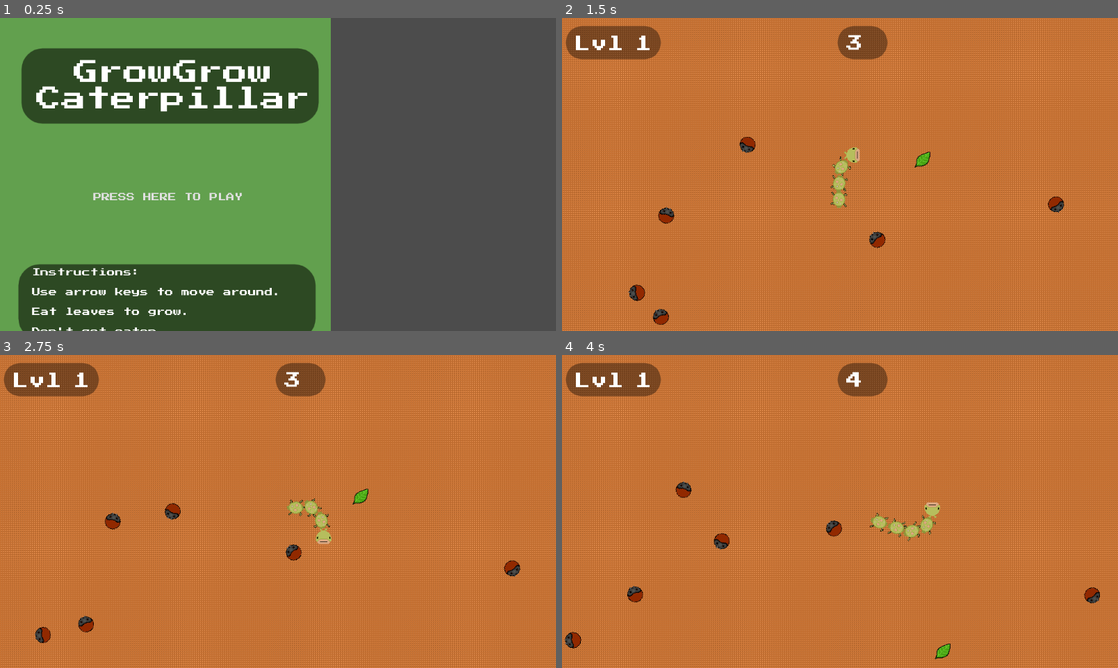
Above: before the commit, frames 1-4 (two rows, left to right).
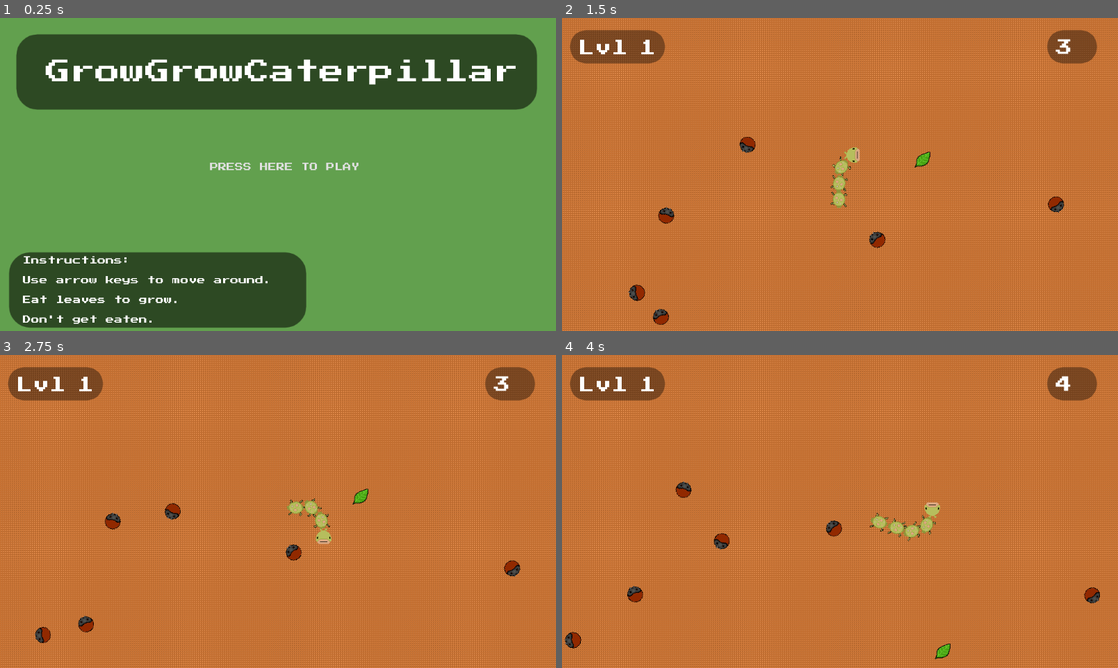
Above: after the commit, the same moments.

Repository: thatnick/grow-grow
Game: Godot game, scene res://scenes/Start.tscn
The game is run twice, just before and just after one commit, with the same random seed, the same clock (stepped at 60 frames per second) and the same inputs.
Inputs:
- Up to frame 1 (0.25 s): no input
- Up to frame 2 (1.5 s): click "PRESS HERE TO PLAY" at 0.5 s; hold Right (ui_right) from 1.28 s (still down)
- Up to frame 3 (2.75 s): release Right (ui_right) at 2.03 s; hold Down (ui_down) from 2.03 s (still down)
- Up to frame 4 (4 s): release Down (ui_down) at 2.78 s; hold Right (ui_right) 2.78-3.53 s; hold Up (ui_up) from 3.53 s (still down)

The runs differ from the first frame. In frame 1, 55% of the frame differs, in the area x 1-100%, y 0-100%; in frame 2, 2.6%; in frame 3, 2.6%; in frame 4, 2.6%.

Commit message:
Resize start, win and gamover screens to new resolution

Diff:
--- a/scenes/HUD.tscn
+++ b/scenes/HUD.tscn
@@ -26,20 +26,20 @@
 script = ExtResource( 2 )
 
 [node name="Score" type="Panel" parent="."]
-margin_left = 532.0
-margin_top = 16.0
-margin_right = 627.0
-margin_bottom = 79.0
+margin_left = 936.456
+margin_top = 24.009
+margin_right = 1031.46
+margin_bottom = 87.009
 custom_styles/panel = SubResource( 1 )
 __meta__ = {
 "_edit_use_anchors_": false
 }
 
 [node name="Tails" type="Label" parent="."]
-margin_left = 547.677
-margin_top = 32.5084
-margin_right = 643.677
-margin_bottom = 80.5084
+margin_left = 952.133
+margin_top = 40.5174
+margin_right = 1048.13
+margin_bottom = 88.5174
 custom_fonts/font = SubResource( 2 )
 text = "##"
 __meta__ = {
@@ -47,20 +47,20 @@
 }
 
 [node name="Lvl" type="Panel" parent="."]
-margin_left = 8.0
-margin_top = 16.0
-margin_right = 190.0
-margin_bottom = 79.0
+margin_left = 16.009
+margin_top = 24.009
+margin_right = 198.009
+margin_bottom = 87.009
 custom_styles/panel = SubResource( 1 )
 __meta__ = {
 "_edit_use_anchors_": false
 }
 
 [node name="LvlTxt" type="Label" parent="."]
-margin_left = 23.2508
-margin_top = 34.2339
-margin_right = 119.251
-margin_bottom = 82.2339
+margin_left = 31.2598
+margin_top = 42.2429
+margin_right = 127.26
+margin_bottom = 90.2429
 custom_fonts/font = SubResource( 3 )
 text = "Lvl"
 __meta__ = {
@@ -68,10 +68,10 @@
 }
 
 [node name="LvlNum" type="Label" parent="."]
-margin_left = 140.868
-margin_top = 34.2339
-margin_right = 189.868
-margin_bottom = 82.2339
+margin_left = 148.877
+margin_top = 42.2429
+margin_right = 197.877
+margin_bottom = 90.2429
 custom_fonts/font = SubResource( 4 )
 text = "#"
 __meta__ = {
--- a/scenes/Start.tscn
+++ b/scenes/Start.tscn
@@ -26,40 +26,40 @@
 }
 
 [node name="ColorRect" type="ColorRect" parent="."]
-margin_left = -1.25995
-margin_right = 637.74
-margin_bottom = 637.0
+margin_left = -1.0
+margin_top = -1.0
+margin_right = 1081.0
+margin_bottom = 618.0
 color = Color( 0.388235, 0.631373, 0.309804, 1 )
 __meta__ = {
 "_edit_use_anchors_": false
 }
 
 [node name="Title" type="Panel" parent="."]
-margin_left = 42.3245
-margin_top = 59.054
-margin_right = 614.324
-margin_bottom = 203.054
+margin_left = 32.0793
+margin_top = 31.7401
+margin_right = 1035.08
+margin_bottom = 175.74
 custom_styles/panel = SubResource( 1 )
 __meta__ = {
 "_edit_use_anchors_": false
 }
 
 [node name="Label" type="Label" parent="Title"]
-margin_left = 28.2705
-margin_top = 10.946
-margin_right = 556.271
-margin_bottom = 131.946
+margin_left = 55.9887
+margin_top = 12.2059
+margin_right = 967.989
+margin_bottom = 133.206
 custom_fonts/font = SubResource( 2 )
-text = "GrowGrow
-Caterpillar"
+text = "GrowGrowCaterpillar"
 align = 1
 valign = 1
 
 [node name="Instructions" type="Panel" parent="."]
-margin_left = 36.0249
-margin_top = 474.828
-margin_right = 608.024
-margin_bottom = 618.828
+margin_left = 18.386
+margin_top = 452.149
+margin_right = 590.385
+margin_bottom = 596.149
 custom_styles/panel = SubResource( 1 )
 __meta__ = {
 "_edit_use_anchors_": false
@@ -80,10 +80,10 @@
 Don't get eaten."
 
 [node name="PlayButton" type="Button" parent="."]
-margin_left = 165.859
-margin_top = 293.621
-margin_right = 482.859
-margin_bottom = 395.621
+margin_left = 391.385
+margin_top = 236.925
+margin_right = 708.385
+margin_bottom = 338.925
 custom_fonts/font = SubResource( 4 )
 custom_colors/font_color_hover = Color( 0, 0, 0, 1 )
 custom_colors/font_color_pressed = Color( 1, 0.992157, 0, 1 )
--- a/scenes/Win.tscn
+++ b/scenes/Win.tscn
@@ -25,28 +25,29 @@
 }
 
 [node name="ColorRect" type="ColorRect" parent="."]
-margin_right = 649.0
-margin_bottom = 645.0
+margin_right = 1096.0
+margin_bottom = 617.0
 color = Color( 0.247059, 0.411765, 0.372549, 1 )
 __meta__ = {
 "_edit_use_anchors_": false
 }
 
 [node name="msg" type="Panel" parent="."]
-margin_left = 62.0
-margin_top = 97.0
-margin_right = 579.0
-margin_bottom = 358.0
+margin_left = 40.449
+margin_top = 45.7755
+margin_right = 1059.45
+margin_bottom = 544.776
 custom_styles/panel = SubResource( 1 )
 
 [node name="Label" type="Label" parent="msg"]
-margin_left = 18.9897
-margin_top = 1.88776
-margin_right = 488.99
-margin_bottom = 202.888
+margin_left = -24.418
+margin_top = 45.4183
+margin_right = 1079.58
+margin_bottom = 331.418
 custom_fonts/font = SubResource( 2 )
 text = "You won.
-You now
+
+You are now a
 beautiful
 butterfly"
 align = 1
@@ -56,10 +57,10 @@
 }
 
 [node name="PlayAgain" type="Button" parent="."]
-margin_left = 126.479
-margin_top = 349.233
-margin_right = 522.479
-margin_bottom = 454.233
+margin_left = 345.458
+margin_top = 420.967
+margin_right = 741.458
+margin_bottom = 525.967
 custom_fonts/font = SubResource( 3 )
 custom_colors/font_color_hover = Color( 0, 0, 0, 1 )
 custom_colors/font_color_pressed = Color( 0.968627, 1, 0, 1 )
